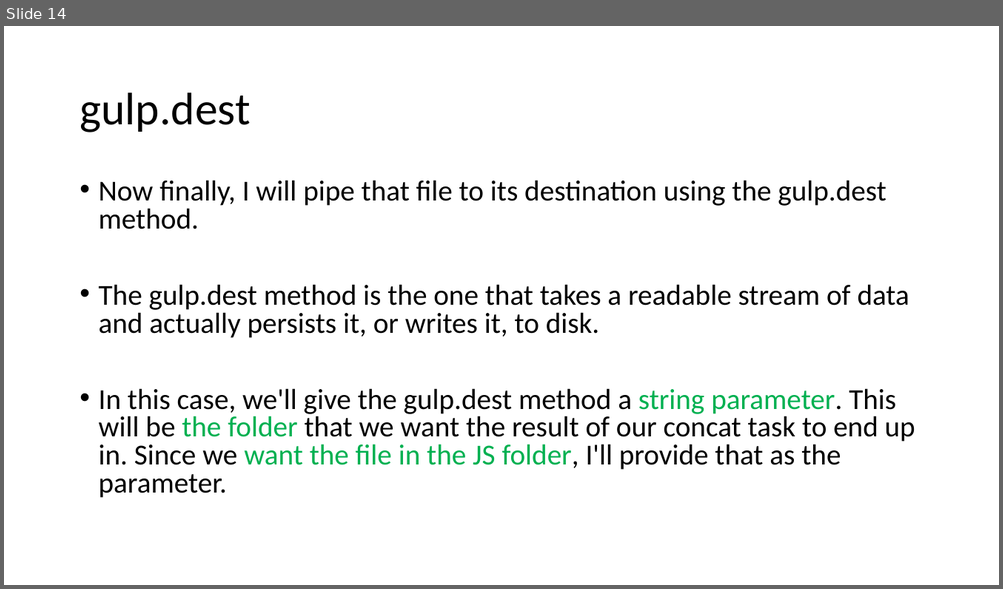
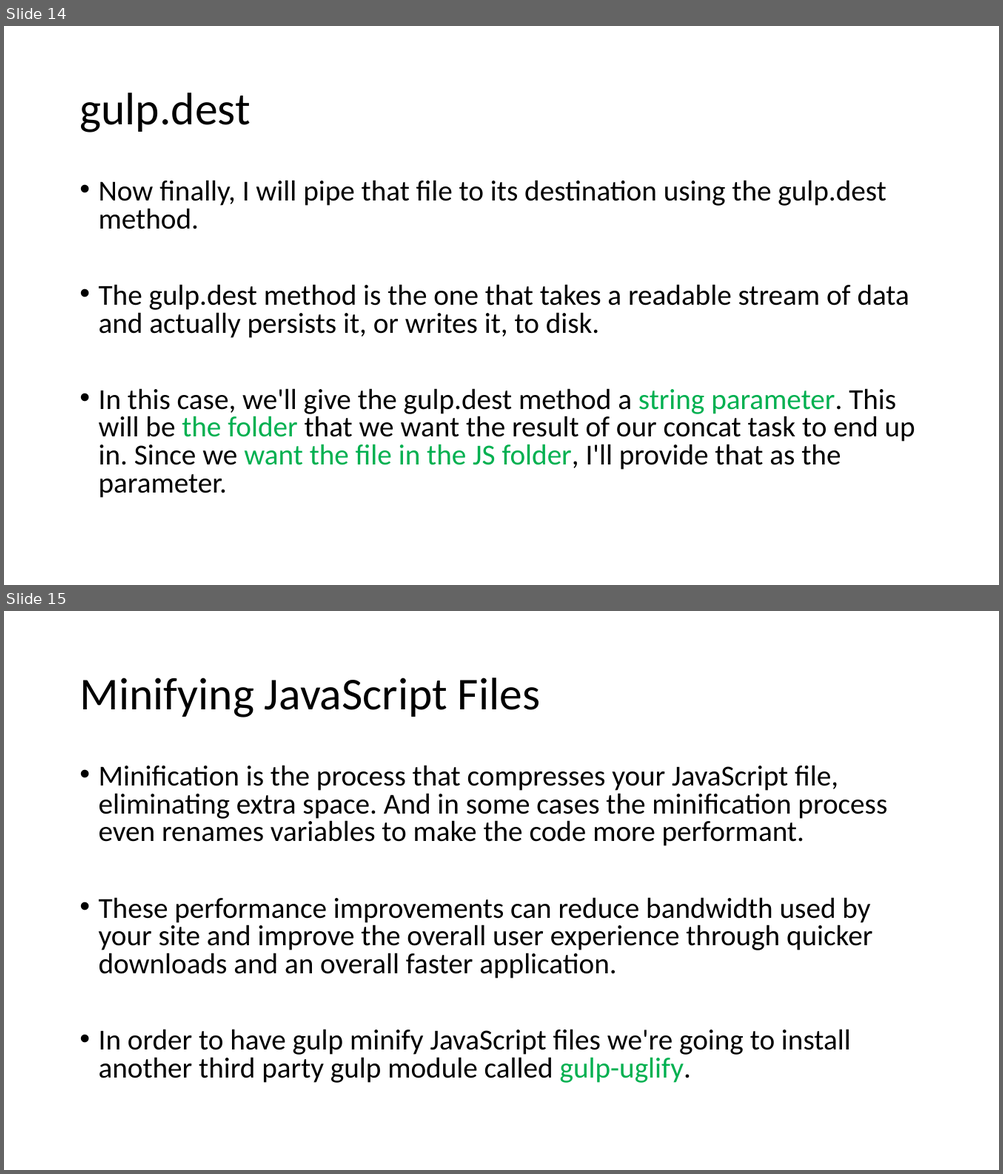
Before and after one commit to AbWahab07/TH-Gulp, a slide deck: Gulp Basics.pptx. Shown one above the other, each under a label of ours: slide 14 before the commit, slides 14 and 15 after it. The pictures are 1003x589 and 1003x1174 pixels, drawn with LibreOffice and Linux fonts; fonts in the diff are those of the drawing. Boxes give left, top, right and bottom in pixels: in the first picture for what was removed or moved away, otherwise in the second. Text is boxed around its words. In the diff, an @@ line names an element or a change of style, - is before the commit and + after.

Commit message:
Minified the js file and renamed the file on the fly using gulp-rename package

```diff
--- a/Gulp Basics.pptx
+++ b/Gulp Basics.pptx
@@ slide 15 added at (4,611,999,1170), background #FFFFFF @@
@@ title added at (79,678,540,718), 44 pt, text #000000 @@
+Minifying JavaScript Files
@@ text added at (99,765,887,1083), 28 pt, text #000000 @@
+• Minification is the process that compresses your JavaScript file, eliminating extra space. And in some cases the minification process even renames variables to make the code more performant.
+• These performance improvements can reduce bandwidth used by your site and improve the overall user experience through quicker downloads and an overall faster application.
+• In order to have gulp minify JavaScript files we're going to install another third party gulp module called gulp-uglify.
```
Also in this commit, not shown: 5 other files.
